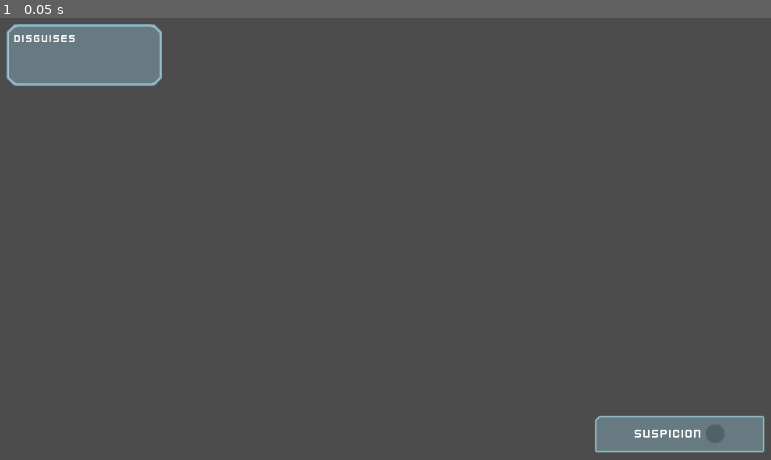
Above: before the commit, frame 1.
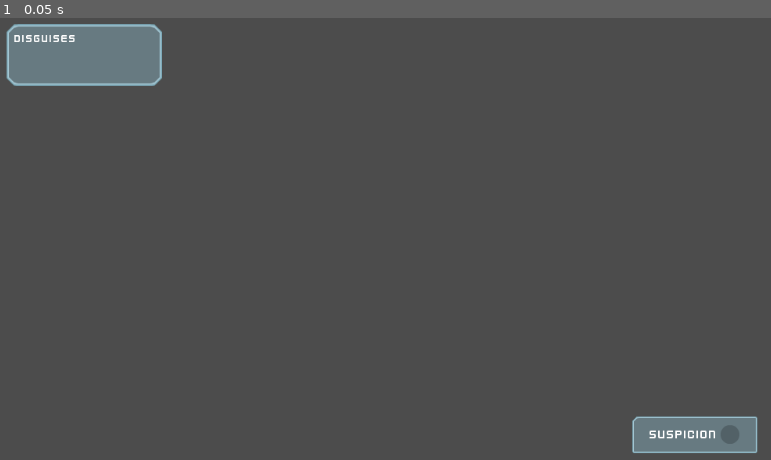
Above: after the commit, the same moment.

Repository: kidoncio/Is-this-a-Thief-
Game: Godot game, scene res://Scenes/GUI.tscn
Same seed, same stepped clock (60 frames per second), same inputs: the game is played once before the commit and once after it. This scene is started directly instead of the project's main scene.
Inputs:
- Up to frame 1 (0.05 s): no input

The runs differ from the first frame. In frame 1, 0.9% of the frame differs, in the area x 77-100%, y 90-99%.

Commit message:
Altera de HSplitContainer para HBoxContainer

Diff:
--- a/Scenes/GUI.tscn
+++ b/Scenes/GUI.tscn
@@ -29,14 +29,14 @@
 [node name="GUI" type="CanvasLayer"]
 
 [node name="SuspicionContainer" type="NinePatchRect" parent="."]
-anchor_left = 0.769
-anchor_top = 0.888
-anchor_right = 0.98
+anchor_left = 0.815
+anchor_top = 0.89
+anchor_right = 0.972
 anchor_bottom = 0.967
-margin_left = -0.456055
-margin_top = 0.199951
-margin_right = 0.47998
-margin_bottom = -0.200012
+margin_left = 0.428467
+margin_top = -0.167847
+margin_right = -0.339539
+margin_bottom = 0.632141
 texture = ExtResource( 1 )
 patch_margin_left = 12
 patch_margin_top = 12
@@ -47,22 +47,20 @@
 anchor_right = 1.0
 anchor_bottom = 1.0
 
-[node name="HSplitContainer" type="HBoxContainer" parent="SuspicionContainer/CenterContainer"]
-margin_left = 51.0
+[node name="HBoxContainer" type="HBoxContainer" parent="SuspicionContainer/CenterContainer"]
+margin_left = 22.0
 margin_top = 11.0
-margin_right = 166.0
+margin_right = 137.0
 margin_bottom = 35.0
-mouse_filter = 2
-alignment = 1
 
-[node name="SuspicionLabel" type="Label" parent="SuspicionContainer/CenterContainer/HSplitContainer"]
+[node name="SuspicionLabel" type="Label" parent="SuspicionContainer/CenterContainer/HBoxContainer"]
 margin_top = 3.0
 margin_right = 87.0
 margin_bottom = 21.0
 theme = SubResource( 3 )
 text = "SUSPICION"
 
-[node name="SuspicionMeter" type="TextureProgress" parent="SuspicionContainer/CenterContainer/HSplitContainer" groups=[
+[node name="SuspicionMeter" type="TextureProgress" parent="SuspicionContainer/CenterContainer/HBoxContainer" groups=[
 "SuspicionMeter",
 ]]
 margin_left = 91.0
@@ -99,7 +97,7 @@
 margin_bottom = -10.0
 
 [node name="DisguisesLabel" type="Label" parent="DisguiseContainer/VBoxContainer"]
-margin_right = 179.0
+margin_right = 178.0
 margin_bottom = 17.0
 theme = ExtResource( 5 )
 custom_fonts/font = SubResource( 4 )
@@ -109,8 +107,8 @@
 "DisguiseDisplay",
 ]]
 margin_top = 21.0
-margin_right = 179.0
-margin_bottom = 59.0
+margin_right = 178.0
+margin_bottom = 58.0
 mouse_filter = 2
 size_flags_vertical = 3
 auto_height = true
